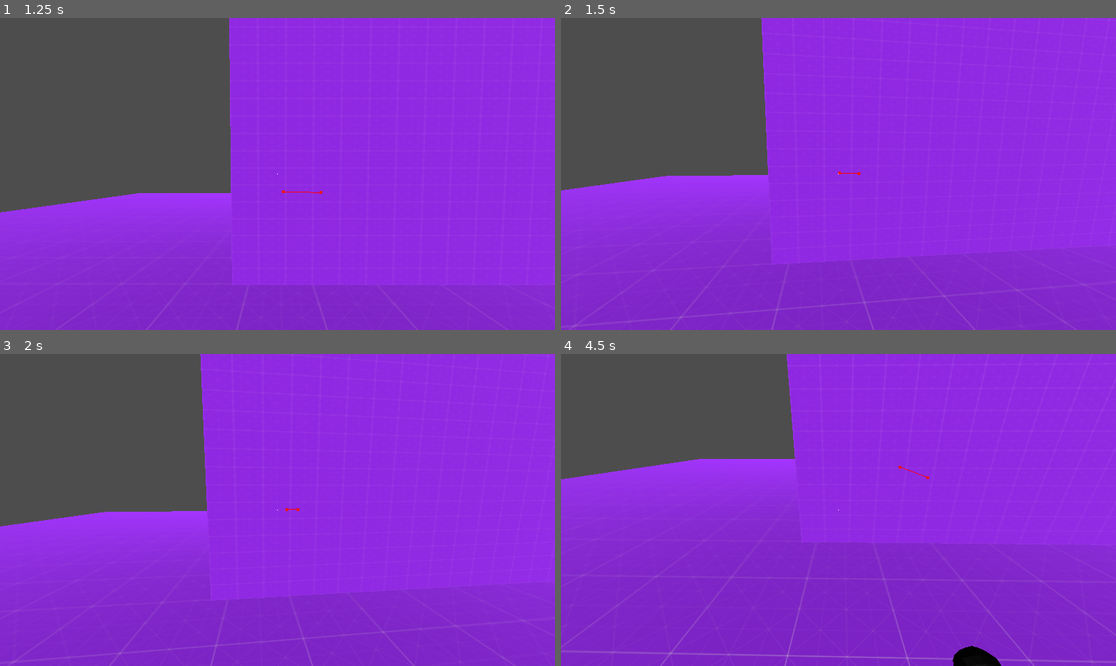
Above: before the commit, frames 1-4 (two rows, left to right).
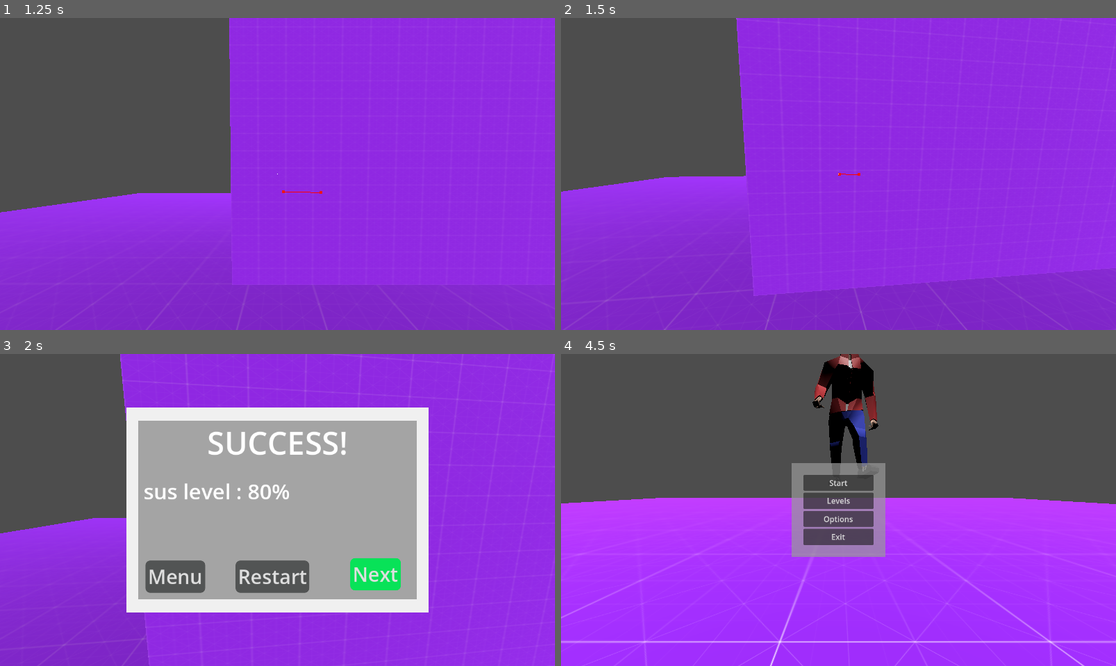
Above: after the commit, the same moments.

Repository: SBAITIAchraf/Hide-the-body
Game: Godot game, scene res://Scenes/Main Game/Main menu.tscn
Same seed, same stepped clock (60 frames per second), same inputs: the game is played once before the commit and once after it.
Inputs (mouse positions are in pixels of both pictures, inside the frame that each line leads up to):
- Up to frame 1 (1.25 s): click "Start" at 0.5 s
- Up to frame 2 (1.5 s): tap Enter at 1.25 s; move the mouse to (866, 174) at 1.27 s; hold W (move_forward, bound only after the commit) from 1.28 s (still down); tap Shift (action_sprint, bound only after the commit) at 1.35 s
- Up to frame 3 (2 s): keep holding W (move_forward, bound only after the commit); tap Space (action_jump, bound only after the commit) at 1.52, 1.82 s; click (305, 510) at 1.55 s
- Up to frame 4 (4.5 s): release W (move_forward, bound only after the commit) at 2 s; click (738, 575) at 2 s, where only the run after the commit has a clickable "Menu"; click (838, 481) at 2.75 s, where only the run after the commit has a clickable "Start"; tap Space (action_jump, bound only after the commit) at 3.5, 3.77, 3.8, 4.07 s; move the mouse to (810, 510) at 3.52 s; hold W (move_forward, bound only after the commit) 3.53-4.25 s; click (810, 510) at 3.6 s; click (832, 575) at 4.25 s, where only the run after the commit has a clickable "Restart"

Frame 1 is identical in both runs. In frame 2, 5.3% of the frame differs, in the area x 0-99%, y 0-100%; in frame 3, 51%; in frame 4, 85%, in the area x 0-100%, y 0-100%.

Commit message:
Made end level screen

Diff:
--- a/Scenes/Main Game/Main menu.tscn
+++ b/Scenes/Main Game/Main menu.tscn
@@ -74,7 +74,7 @@
 size_flags_vertical = 3
 text = "Options"
 
-[node name="Button3" type="Button" parent="Control/Panel/VBoxContainer"]
+[node name="Exit" type="Button" parent="Control/Panel/VBoxContainer"]
 layout_mode = 2
 size_flags_vertical = 3
 text = "Exit"
@@ -101,3 +101,4 @@
 mesh = SubResource("BoxMesh_0p0yd")
 
 [connection signal="pressed" from="Control/Panel/VBoxContainer/Start" to="Control" method="_on_start_pressed"]
+[connection signal="pressed" from="Control/Panel/VBoxContainer/Exit" to="Control" method="_on_exit_pressed"]
--- a/Scenes/Main Game/Sandbox.tscn
+++ b/Scenes/Main Game/Sandbox.tscn
@@ -1,10 +1,11 @@
-[gd_scene load_steps=11 format=3 uid="uid://cvatlwxkrggom"]
+[gd_scene load_steps=12 format=3 uid="uid://cvatlwxkrggom"]
 
 [ext_resource type="PackedScene" uid="uid://dnqf18ushkpmm" path="res://Scenes/Player.tscn" id="1_ku1kk"]
 [ext_resource type="PackedScene" uid="uid://cg5mu1thbk246" path="res://Models/BodyParts/head_scene.tscn" id="2_xwghs"]
 [ext_resource type="Texture2D" uid="uid://bvlp434ts1jeh" path="res://Addons/kenney_prototype_textures/purple/texture_05.png" id="3_orppc"]
 [ext_resource type="PackedScene" uid="uid://wb7bx6k5bb0h" path="res://Scenes/Inspector.tscn" id="4_mnpkl"]
 [ext_resource type="PackedScene" uid="uid://chuxf8x16o7vy" path="res://Models/fridge.tscn" id="5_fjtq6"]
+[ext_resource type="PackedScene" uid="uid://blk4kxdgtcntm" path="res://Scenes/UI/End_Level.tscn" id="6_viwav"]
 
 [sub_resource type="CapsuleShape3D" id="CapsuleShape3D_ejq7y"]
 height = 1.78
@@ -42,22 +43,22 @@
 [node name="Head" parent="Evidence" instance=ExtResource("2_xwghs")]
 transform = Transform3D(1, 0, 0, 0, 1, 0, 0, 0, 1, 3.06276, 0.997592, 6.9605)
 
+[node name="Marker3D2" type="Marker3D" parent="."]
+transform = Transform3D(1, 0, 0, 0, 1, 0, 0, 0, 1, 5.04359, 1.05013, 1.19113)
+
+[node name="Marker3D3" type="Marker3D" parent="."]
+transform = Transform3D(1, 0, 0, 0, 1, 0, 0, 0, 1, -7.9941, 1.05013, -5.96277)
+
+[node name="Marker3D4" type="Marker3D" parent="."]
+transform = Transform3D(1, 0, 0, 0, 1, 0, 0, 0, 1, -3.19846, 1.05013, 6.6424)
+
+[node name="Marker3D5" type="Marker3D" parent="."]
+transform = Transform3D(1, 0, 0, 0, 1, 0, 0, 0, 1, 1.06195, 1.05013, 6.52664)
+
 [node name="Nav_Points" type="Node3D" parent="."]
 
 [node name="Marker3D" type="Marker3D" parent="Nav_Points" groups=["look_point"]]
 transform = Transform3D(1, 0, 0, 0, 1, 0, 0, 0, 1, 5.09077, 1.05013, -5.42424)
-
-[node name="Marker3D2" type="Marker3D" parent="Nav_Points"]
-transform = Transform3D(1, 0, 0, 0, 1, 0, 0, 0, 1, 5.04359, 1.05013, 1.19113)
-
-[node name="Marker3D3" type="Marker3D" parent="Nav_Points"]
-transform = Transform3D(1, 0, 0, 0, 1, 0, 0, 0, 1, -7.9941, 1.05013, -5.96277)
-
-[node name="Marker3D4" type="Marker3D" parent="Nav_Points"]
-transform = Transform3D(1, 0, 0, 0, 1, 0, 0, 0, 1, -3.19846, 1.05013, 6.6424)
-
-[node name="Marker3D5" type="Marker3D" parent="Nav_Points"]
-transform = Transform3D(1, 0, 0, 0, 1, 0, 0, 0, 1, 1.06195, 1.05013, 6.52664)
 
 [node name="NavigationRegion3D" type="NavigationRegion3D" parent="."]
 navigation_mesh = SubResource("NavigationMesh_m0shj")
@@ -65,7 +66,6 @@
 [node name="Ground2" type="Node3D" parent="NavigationRegion3D"]
 
 [node name="Ground" type="StaticBody3D" parent="NavigationRegion3D/Ground2"]
-collision_layer = 5
 
 [node name="CollisionShape3D" type="CollisionShape3D" parent="NavigationRegion3D/Ground2/Ground"]
 shape = SubResource("BoxShape3D_wf0lq")
@@ -86,10 +86,15 @@
 transform = Transform3D(1, 0, 0, 0, 1, 0, 0, 0, 1, -0.216715, -0.122783, -0.289191)
 mesh = SubResource("BoxMesh_8tog4")
 
-[node name="Inspector" parent="." node_paths=PackedStringArray("nav_path", "evidences") instance=ExtResource("4_mnpkl")]
+[node name="Inspector" parent="." node_paths=PackedStringArray("nav_path", "evidences", "end_level_screen") instance=ExtResource("4_mnpkl")]
 transform = Transform3D(1, 0, 0, 0, 1, 0, 0, 0, 1, -0.376149, 0.5, -7.01328)
 nav_path = NodePath("../Nav_Points")
 evidences = NodePath("../Evidence")
+end_level_screen = NodePath("../CanvasLayer/EndLevel")
 
 [node name="Fridge" parent="." instance=ExtResource("5_fjtq6")]
 transform = Transform3D(-0.999949, 0, -0.0100879, 0, 1, 0, 0.0100879, 0, -0.999949, 5.58526, 0.5, 7.50301)
+
+[node name="CanvasLayer" type="CanvasLayer" parent="."]
+
+[node name="EndLevel" parent="CanvasLayer" instance=ExtResource("6_viwav")]
--- a/Scenes/Player.tscn
+++ b/Scenes/Player.tscn
@@ -21,7 +21,6 @@
 slide_speed = 0.0
 standing_height = 1.78
 crouching_height = 1.78
-JUMP = "jump"
 MOUSE_SENSITIVITY = 0.1
 
 [node name="CollisionShapeNormal2" type="CollisionShape3D" parent="."]
--- a/Scenes/UI/End_Level.tscn
+++ b/Scenes/UI/End_Level.tscn
@@ -9,6 +9,17 @@
 bg_color = Color(0.641934, 0.641934, 0.641934, 1)
 
 [sub_resource type="StyleBoxFlat" id="StyleBoxFlat_dnhoi"]
+content_margin_left = 5.0
+content_margin_top = 5.0
+content_margin_right = 5.0
+content_margin_bottom = 5.0
+bg_color = Color(0.321569, 0.329412, 0.329412, 1)
+corner_radius_top_left = 10
+corner_radius_top_right = 10
+corner_radius_bottom_right = 10
+corner_radius_bottom_left = 10
+
+[sub_resource type="StyleBoxFlat" id="StyleBoxFlat_j7nmq"]
 content_margin_left = 5.0
 content_margin_top = 5.0
 content_margin_right = 5.0
@@ -31,6 +42,7 @@
 corner_radius_bottom_left = 10
 
 [node name="EndLevel" type="Control"]
+process_mode = 3
 top_level = true
 layout_mode = 3
 anchors_preset = 15
@@ -95,7 +107,7 @@
 theme_override_font_sizes/font_size = 44
 text = "sus level : 80%"
 
-[node name="NextLevel" type="Button" parent="Panel/Panel"]
+[node name="MainMenu" type="Button" parent="Panel/Panel"]
 layout_mode = 2
 offset_left = 24.0
 offset_top = 290.0
@@ -107,7 +119,19 @@
 theme_override_styles/normal = SubResource("StyleBoxFlat_dnhoi")
 text = "Menu"
 
-[node name="MainMenu" type="Button" parent="Panel/Panel"]
+[node name="MainMenu2" type="Button" parent="Panel/Panel"]
+layout_mode = 2
+offset_left = 216.0
+offset_top = 290.0
+offset_right = 340.0
+offset_bottom = 357.0
+grow_horizontal = 2
+grow_vertical = 0
+theme_override_font_sizes/font_size = 41
+theme_override_styles/normal = SubResource("StyleBoxFlat_j7nmq")
+text = "Restart"
+
+[node name="NextLevel" type="Button" parent="Panel/Panel"]
 layout_mode = 2
 offset_left = 440.0
 offset_top = 285.0
@@ -119,4 +143,6 @@
 theme_override_styles/normal = SubResource("StyleBoxFlat_x7o8k")
 text = "Next"
 
+[connection signal="pressed" from="Panel/Panel/MainMenu" to="." method="_on_main_menu_pressed"]
+[connection signal="pressed" from="Panel/Panel/MainMenu2" to="." method="_on_main_menu_pressed"]
 [connection signal="pressed" from="Panel/Panel/NextLevel" to="." method="_on_next_level_pressed"]
--- a/Scripts/Inspector.gd
+++ b/Scripts/Inspector.gd
@@ -5,6 +5,8 @@
 @export var accel : float = 10.0
 @export var nav_path : Node
 @export var evidences : Node
+@export var end_level_screen : Control
+
 
 @onready var model = $Inspector_Model
 @onready var look_timer : Timer = $look_around
@@ -20,6 +22,8 @@
 var direction_angle : float
 
 func _ready():
+	if end_level_screen:
+		end_level_screen.hide()
 	if nav_path:
 		nav_points = nav_path.get_children()
 		i = 0
@@ -53,11 +57,10 @@
 					velocity.x = move_toward(velocity.x, 0, speed)
 					velocity.z = move_toward(velocity.z, 0, speed)
 					next_nav_point = null
-					if Levels.lvl < len(Levels.lvls)-1:
-						Levels.lvl += 1
-					else:
-						Levels.lvl = 0
-					get_tree().change_scene_to_file(Levels.lvls[Levels.lvl])
+					Input.mouse_mode = Input.MOUSE_MODE_VISIBLE
+					if end_level_screen:
+						end_level_screen.show()
+						get_tree().paused = true
 
 			else:
 				direction = nav.get_next_path_position() - global_position
--- a/Scripts/UI/level_end_ui.gd
+++ b/Scripts/UI/level_end_ui.gd
@@ -2,8 +2,11 @@
 
 var i: int
 
+func unpause():
+	get_tree().paused = false
 
 func _on_next_level_pressed():
+	unpause()
 	i = Levels.lvl
 	i += 1
 	if i < Levels.lvls.size():
@@ -11,3 +14,9 @@
 	else :
 		Levels.lvl = 0
 	get_tree().change_scene_to_file(Levels.lvls[Levels.lvl])
+
+
+func _on_main_menu_pressed():
+	unpause()
+	Levels.lvl = 0
+	get_tree().change_scene_to_file(Levels.lvls[Levels.lvl])
--- a/Scripts/UI/main_menu.gd
+++ b/Scripts/UI/main_menu.gd
@@ -7,3 +7,7 @@
 func _on_start_pressed():
 	Levels.lvl = 1
 	get_tree().change_scene_to_file(Levels.lvls[Levels.lvl])
+
+
+func _on_exit_pressed():
+	get_tree().quit()
--- a/project.godot
+++ b/project.godot
@@ -18,3 +18,46 @@
 [autoload]
 
 Levels="*res://Scripts/UI/Levels/levels.gd"
+
+[input]
+
+move_left={
+"deadzone": 0.5,
+"events": [Object(InputEventKey,"resource_local_to_scene":false,"resource_name":"","device":-1,"window_id":0,"alt_pressed":false,"shift_pressed":false,"ctrl_pressed":false,"meta_pressed":false,"pressed":false,"keycode":0,"physical_keycode":65,"key_label":0,"unicode":113,"echo":false,"script":null)
+]
+}
+move_right={
+"deadzone": 0.5,
+"events": [Object(InputEventKey,"resource_local_to_scene":false,"resource_name":"","device":-1,"window_id":0,"alt_pressed":false,"shift_pressed":false,"ctrl_pressed":false,"meta_pressed":false,"pressed":false,"keycode":0,"physical_keycode":68,"key_label":0,"unicode":100,"echo":false,"script":null)
+]
+}
+move_forward={
+"deadzone": 0.5,
+"events": [Object(InputEventKey,"resource_local_to_scene":false,"resource_name":"","device":-1,"window_id":0,"alt_pressed":false,"shift_pressed":false,"ctrl_pressed":false,"meta_pressed":false,"pressed":false,"keycode":0,"physical_keycode":87,"key_label":0,"unicode":122,"echo":false,"script":null)
+]
+}
+move_backward={
+"deadzone": 0.5,
+"events": [Object(InputEventKey,"resource_local_to_scene":false,"resource_name":"","device":-1,"window_id":0,"alt_pressed":false,"shift_pressed":false,"ctrl_pressed":false,"meta_pressed":false,"pressed":false,"keycode":0,"physical_keycode":83,"key_label":0,"unicode":115,"echo":false,"script":null)
+]
+}
+action_sprint={
+"deadzone": 0.5,
+"events": [Object(InputEventKey,"resource_local_to_scene":false,"resource_name":"","device":-1,"window_id":0,"alt_pressed":false,"shift_pressed":false,"ctrl_pressed":false,"meta_pressed":false,"pressed":false,"keycode":0,"physical_keycode":4194325,"key_label":0,"unicode":0,"echo":false,"script":null)
+]
+}
+action_jump={
+"deadzone": 0.5,
+"events": [Object(InputEventKey,"resource_local_to_scene":false,"resource_name":"","device":-1,"window_id":0,"alt_pressed":false,"shift_pressed":false,"ctrl_pressed":false,"meta_pressed":false,"pressed":false,"keycode":0,"physical_keycode":32,"key_label":0,"unicode":32,"echo":false,"script":null)
+]
+}
+grab={
+"deadzone": 0.5,
+"events": [Object(InputEventMouseButton,"resource_local_to_scene":false,"resource_name":"","device":-1,"window_id":0,"alt_pressed":false,"shift_pressed":false,"ctrl_pressed":false,"meta_pressed":false,"button_mask":1,"position":Vector2(252, 4),"global_position":Vector2(255, 36),"factor":1.0,"button_index":1,"canceled":false,"pressed":true,"double_click":false,"script":null)
+]
+}
+debug={
+"deadzone": 0.5,
+"events": [Object(InputEventKey,"resource_local_to_scene":false,"resource_name":"","device":-1,"window_id":0,"alt_pressed":false,"shift_pressed":false,"ctrl_pressed":false,"meta_pressed":false,"pressed":false,"keycode":0,"physical_keycode":4194340,"key_label":0,"unicode":0,"echo":false,"script":null)
+]
+}
Not shown: 1 places in Scenes/UI/End_Level.tscn that only renumber resources
